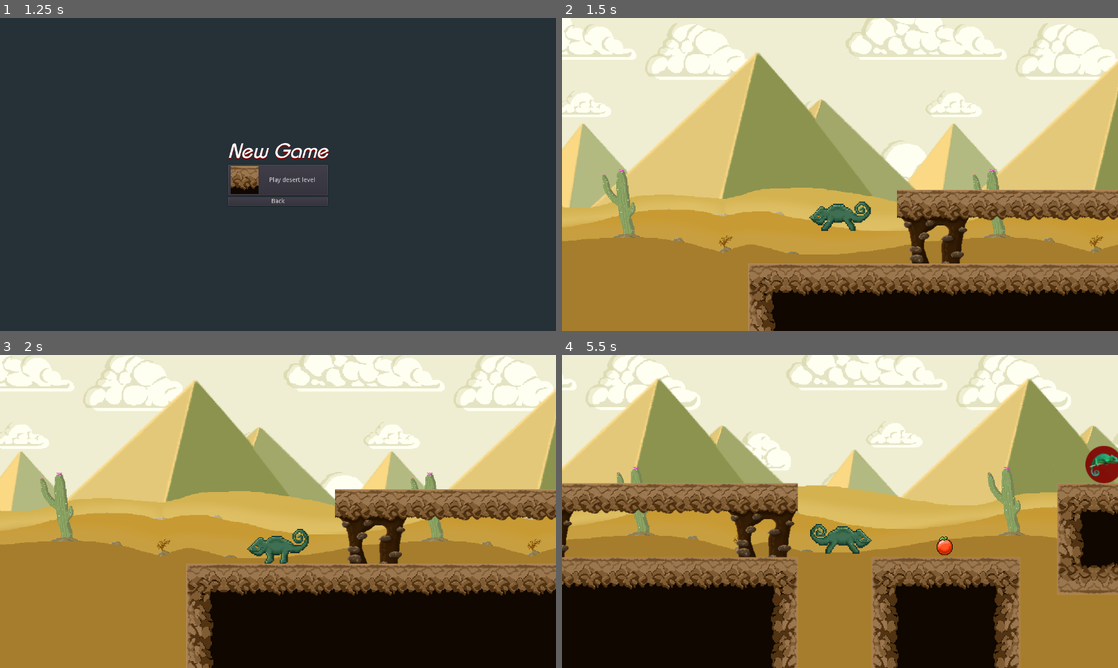
Above: before the commit, frames 1-4 (two rows, left to right).
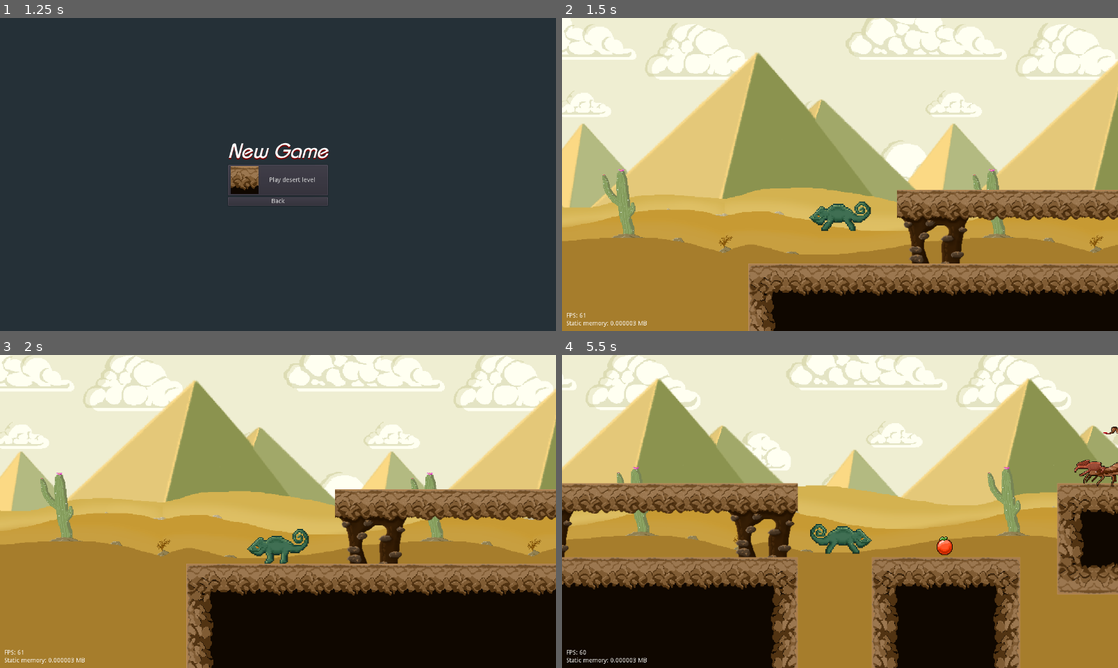
Above: after the commit, the same moments.

Repository: Jacalz/super-chameleon
Game: Godot game, scene res://TitleScreen/TitleScreen.tscn
Same seed, same stepped clock (60 frames per second), same inputs: the game is played once before the commit and once after it.
Inputs:
- Up to frame 1 (1.25 s): click "New game" at 0.5 s
- Up to frame 2 (1.5 s): click "Play desert level" at 1.25 s
- Up to frame 3 (2 s): no input
- Up to frame 4 (5.5 s): hold Right (ui_right) 2.03-3.53 s; tap Up (ui_up) at 2.27, 3.02, 4.52, 5.27 s; hold Left (ui_left) 3.53-4.28 s; hold Right (ui_right) from 4.28 s (still down)

Frame 1 is identical in both runs. In frame 2, 0.1% of the frame differs, in the area x 0-16%, y 94-99%; in frame 3, 0.1%; in frame 4, 0.9%, in the area x 0-100%, y 22-99%.

Commit message:
Initial scorpion sprite and attack

Diff:
--- a/Enteties/Chameleon/Chameleon.tscn
+++ b/Enteties/Chameleon/Chameleon.tscn
@@ -16,11 +16,6 @@
 
 [sub_resource type="SpriteFrames" id=1]
 animations = [ {
-"frames": [ ExtResource( 6 ), ExtResource( 9 ) ],
-"loop": true,
-"name": "Walk_evolved",
-"speed": 6.0
-}, {
 "frames": [ ExtResource( 2 ), ExtResource( 3 ) ],
 "loop": true,
 "name": "Walk",
@@ -30,6 +25,11 @@
 "loop": false,
 "name": "Jump_evolved",
 "speed": 1.0
+}, {
+"frames": [ ExtResource( 6 ), ExtResource( 9 ) ],
+"loop": true,
+"name": "Walk_evolved",
+"speed": 6.0
 }, {
 "frames": [ ExtResource( 8 ) ],
 "loop": true,
@@ -119,6 +119,7 @@
 __meta__ = {
 "_edit_use_anchors_": false
 }
+debug = true
 
 [node name="HBoxContainer" type="HBoxContainer" parent="CanvasLayer/DebugDisplay"]
 margin_right = 1280.0
--- /dev/null
+++ b/Enteties/Enemies/Scorpion/KillerInstinct.gd
@@ -0,0 +1,8 @@
+extends Area2D
+
+func _on_KillerInstinct_body_entered(body: Node) -> void:
+	if body.name == "Chameleon":
+		if body.evolve_anim == "":
+			get_tree().change_scene("res://Levels/Desert/Desert1.tscn")
+		else:
+			body.evolve_anim = ""
--- a/Enteties/Enemies/Scorpion/Scorpion.tscn
+++ b/Enteties/Enemies/Scorpion/Scorpion.tscn
@@ -1,21 +1,32 @@
-[gd_scene load_steps=4 format=2]
+[gd_scene load_steps=6 format=2]
 
 [ext_resource path="res://Enteties/Enemies/Scorpion/scorpion.gd" type="Script" id=1]
-[ext_resource path="res://temp-icon.png" type="Texture" id=2]
+[ext_resource path="res://Enteties/Enemies/Scorpion/Sprites/scorpion-idle.png" type="Texture" id=2]
+[ext_resource path="res://Enteties/Enemies/Scorpion/KillerInstinct.gd" type="Script" id=3]
 
-[sub_resource type="CircleShape2D" id=1]
-radius = 32.0344
+[sub_resource type="SpriteFrames" id=2]
+animations = [ {
+"frames": [ ExtResource( 2 ) ],
+"loop": true,
+"name": "idle",
+"speed": 5.0
+} ]
+
+[sub_resource type="CapsuleShape2D" id=3]
+radius = 55.0
+height = 30.0
 
 [node name="Scorpion" type="KinematicBody2D"]
 collision_layer = 2147483650
 collision_mask = 9
 script = ExtResource( 1 )
 
-[node name="Sprite" type="Sprite" parent="."]
-texture = ExtResource( 2 )
+[node name="AnimatedSprite" type="AnimatedSprite" parent="."]
+frames = SubResource( 2 )
+animation = "idle"
 
-[node name="CollisionShape2D" type="CollisionShape2D" parent="."]
-shape = SubResource( 1 )
+[node name="CollisionPolygon2D" type="CollisionPolygon2D" parent="."]
+polygon = PoolVector2Array( -35.0835, 44.9719, 50.5131, 45.4725, 40.663, -30.3308, 17.5381, -56.5233, -51.9358, 4.42618, -52.2695, 27.619 )
 
 [node name="DisableOutsideView" type="VisibilityEnabler2D" parent="."]
 rect = Rect2( -30, 0, 60, 20 )
@@ -25,11 +36,20 @@
 [node name="FloorDetector" type="Node2D" parent="."]
 
 [node name="Left" type="RayCast2D" parent="FloorDetector"]
-position = Vector2( -35, 0 )
+position = Vector2( -55, 0 )
 enabled = true
 collision_mask = 8
 
 [node name="Right" type="RayCast2D" parent="FloorDetector"]
-position = Vector2( 35, 0 )
+position = Vector2( 55, 0 )
 enabled = true
 collision_mask = 2147483656
+
+[node name="KillerInstinct" type="Area2D" parent="."]
+script = ExtResource( 3 )
+
+[node name="Hitbox" type="CollisionShape2D" parent="KillerInstinct"]
+modulate = Color( 0.239216, 0.984314, 0.0313726, 1 )
+rotation = 1.5708
+shape = SubResource( 3 )
+[connection signal="body_entered" from="KillerInstinct" to="KillerInstinct" method="_on_KillerInstinct_body_entered"]
--- a/Enteties/Enemies/Scorpion/scorpion.gd
+++ b/Enteties/Enemies/Scorpion/scorpion.gd
@@ -5,6 +5,7 @@
 const GRAVITY = 1450
 
 var velocity = Vector2()
+var is_player = false
 
 onready var LeftD = $FloorDetector/Left
 onready var RightD = $FloorDetector/Right
Binary file added: Enteties/Enemies/Scorpion/Sprites/scorpion-idle.png
Not shown, added: Enteties/Enemies/Scorpion/Sprites/scorpion-idle.png.import
